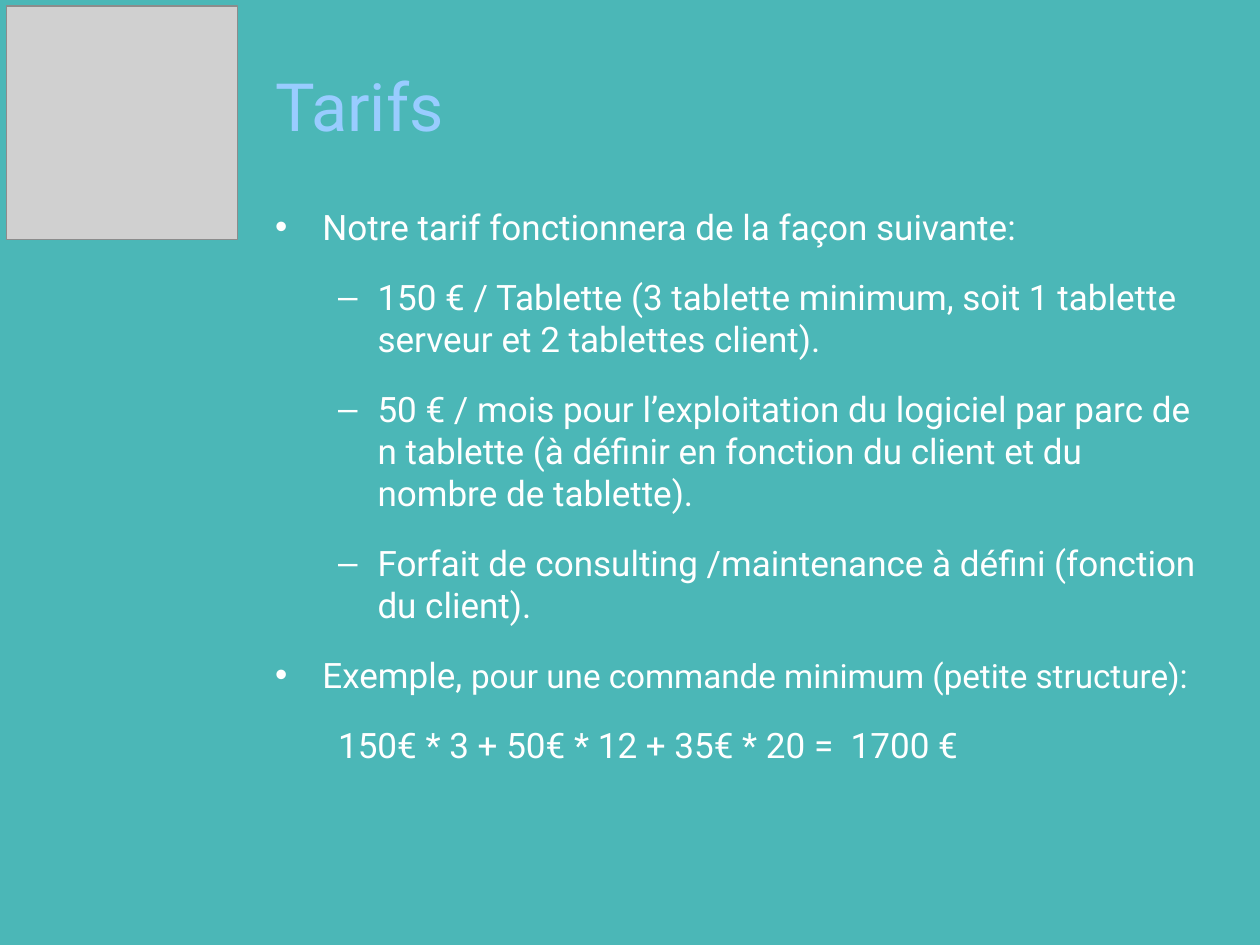
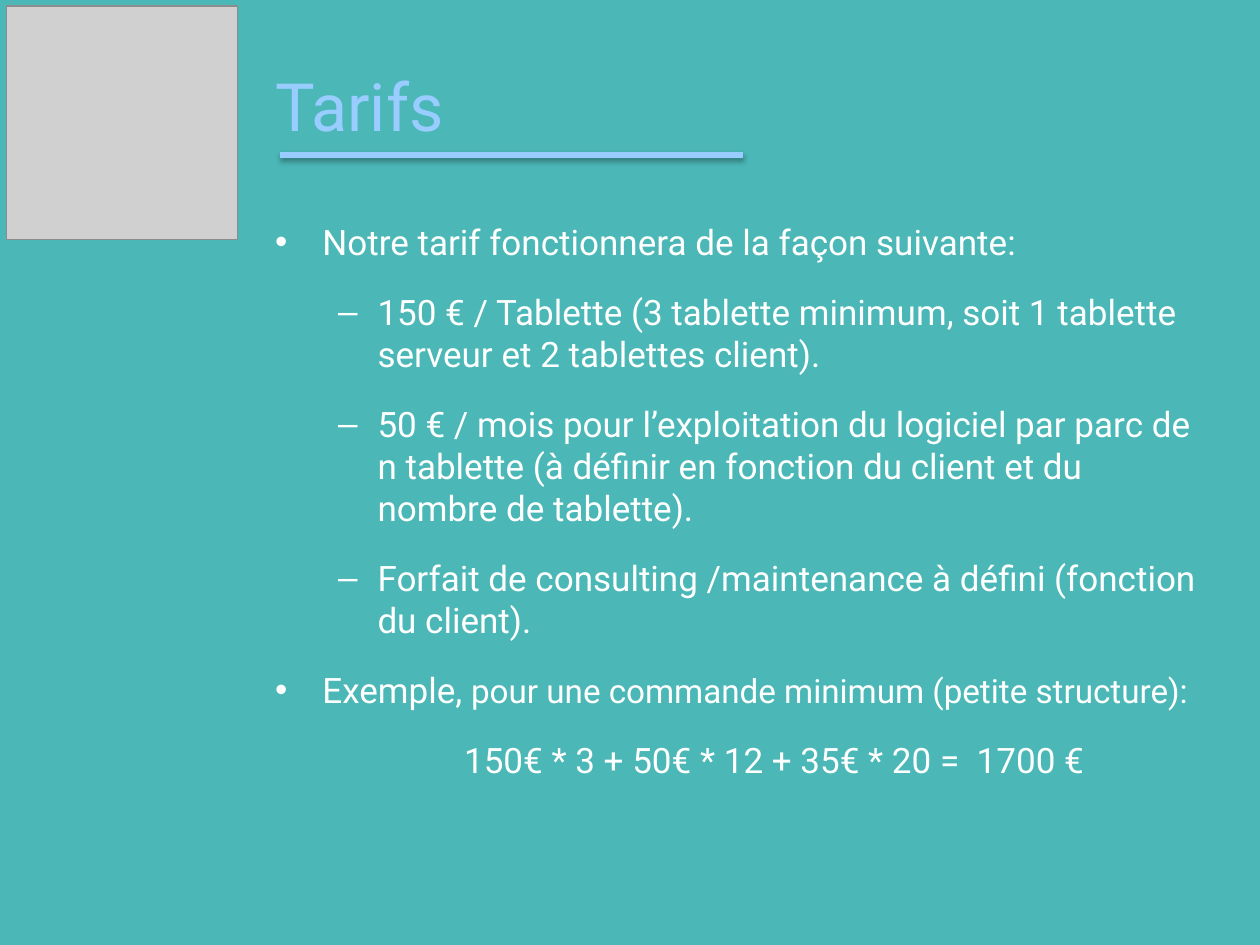
Before and after one commit to jminouflet/NightLife, a slide deck: slide 6 of PPT/Night Soft.pptx. Drawn at 1260x945 pixels with LibreOffice and Linux fonts; fonts in the diff are those of the drawing; grey boxes stand for pictures; background and template pictures are left out. Boxes give left, top, right and bottom in pixels: in the first picture for what was removed or moved away, otherwise in the second. Text is boxed around its words. In the diff, an @@ line names an element or a change of style, - is before the commit and + after.

```diff
--- a/PPT/Night Soft.pptx
+++ b/PPT/Night Soft.pptx
@@ line added from (282, 155) to (741, 155), #99CCFF 3 pt @@
@@ text "Notre tarif fonctionnera de la ...": place and size @@
-text "Notre tarif fonctionnera de la ..." at box(322, 213, 1195, 759)
+text "Notre tarif fonctionnera de la ..." at box(322, 228, 1195, 774)
```
Also in this commit, not shown: 6 other slides changed.
